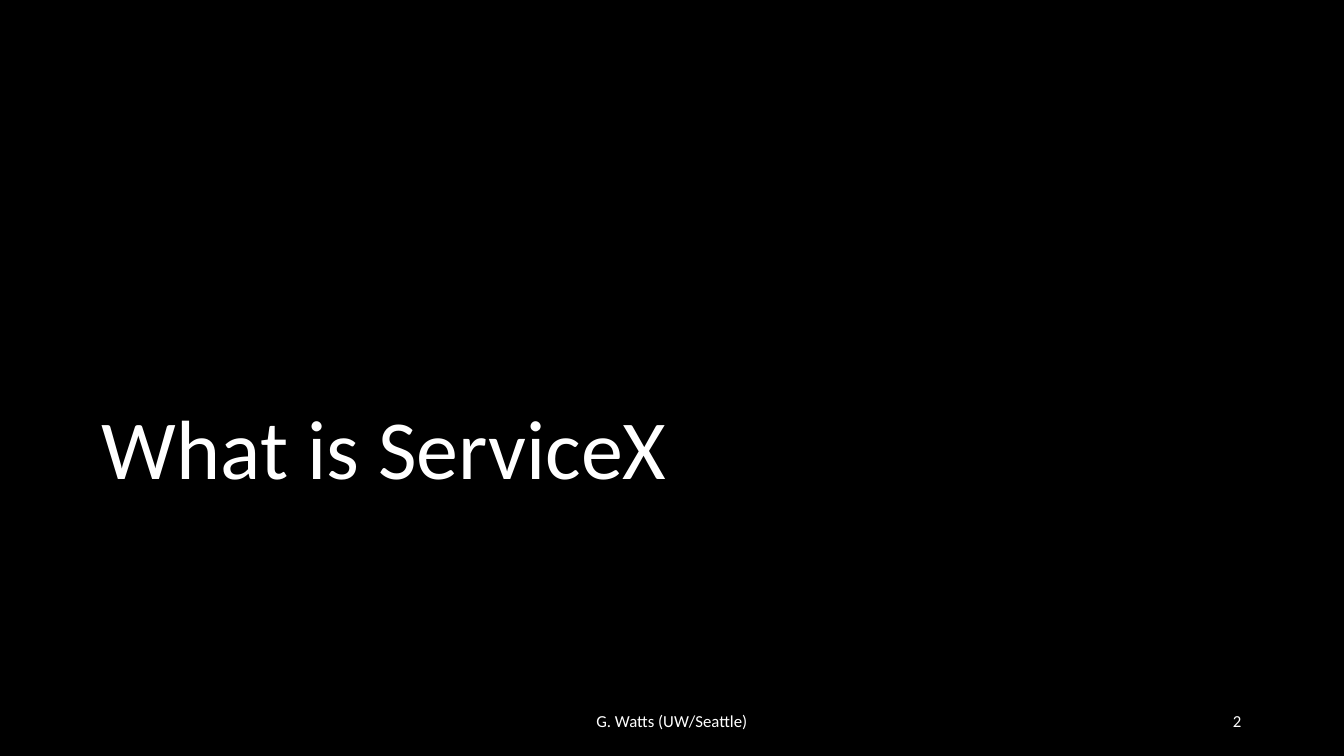
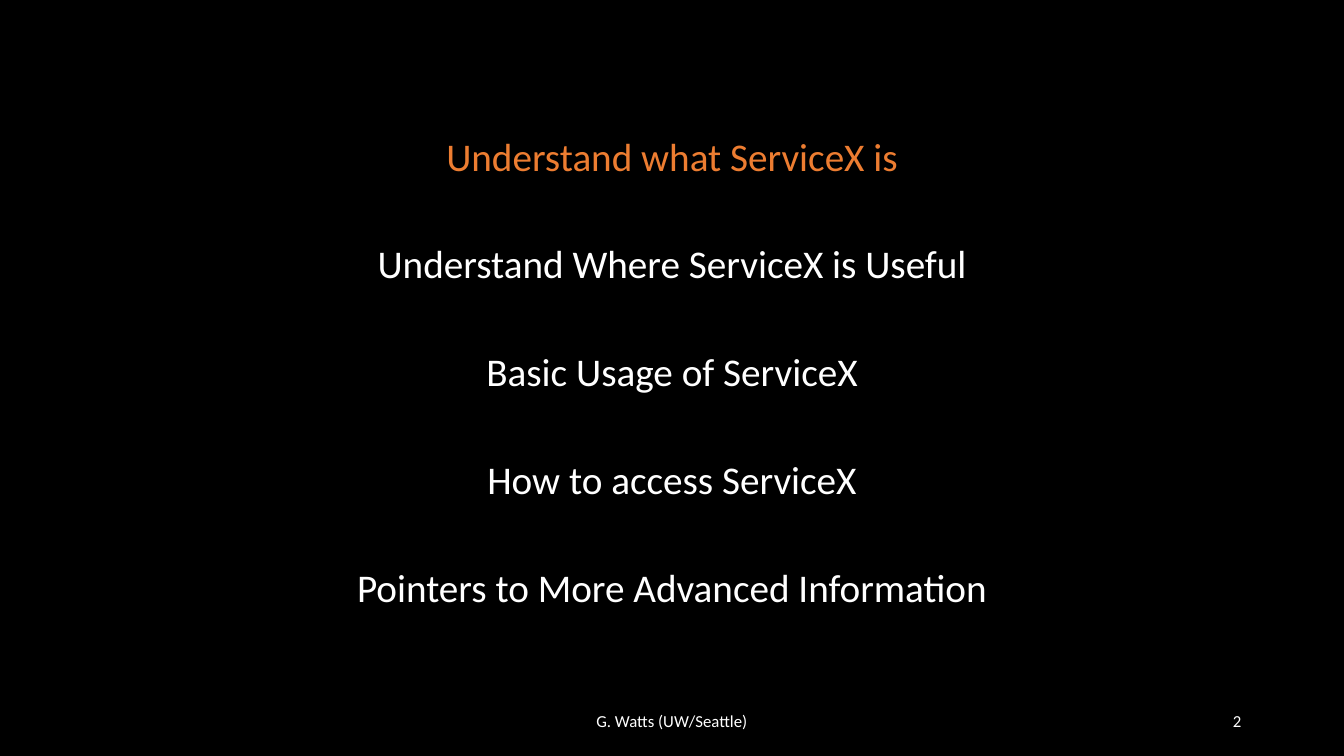
Before and after one commit to iris-hep/agc-workshop-2022-servicex, a slide deck: slide 2 of servicex.pptx. Drawn at 1344x756 pixels with LibreOffice and Linux fonts; fonts in the diff are those of the drawing. Boxes give left, top, right and bottom in pixels: in the first picture for what was removed or moved away, otherwise in the second. Text is boxed around its words. In the diff, an @@ line names an element or a change of style, - is before the commit and + after.

```diff
--- a/servicex.pptx
+++ b/servicex.pptx
@@ title removed at (102,420,666,480) @@
-What is ServiceX
@@ group added at (357,143,986,603): 5 texts @@
+Understand what ServiceX is
+Understand Where ServiceX is Useful
+Basic Usage of ServiceX
+How to access ServiceX
+Pointers to More Advanced Information
```
Also in this commit, not shown: 8 other slides changed, 15 slides added, 2 slides removed, 2 other files.
